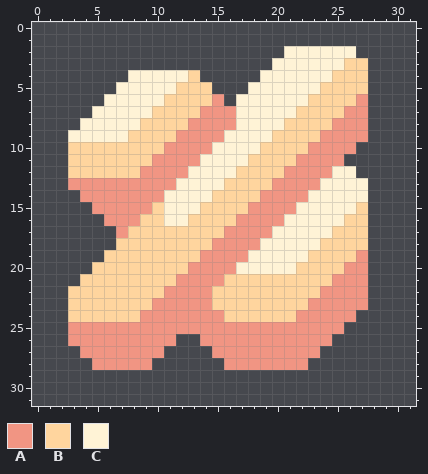
One commit to this pixel-art sprite: core/assets-raw/sprites/items/item-phase-fabric.png. That is the earlier state.
The file is 32x32 pixels.
Palette (. is transparent): A #f19583  B #ffd59e  C #fff3d6
Pixels before, first column x 3:
 2 ..................CCCCCC.
 3 .................CCCCCCBB
 4 .....CCCCCB.....CCCCCCBBB
 5 ....CCCCCBBB...CCCCCCBBBB
 6 ...CCCCCBBBBA.CCCCCCBBBBA
 7 ..CCCCCBBBBAAACCCCCBBBBAA
 8 .CCCCCBBBBAAAACCCCBBBBAAA
 9 CCCCCBBBBAAAACCCCBBBBAAAA
10 BBBBBBBBAAAACCCCBBBBAAAA.
11 BBBBBBBAAAACCCCBBBBAAAA..
12 BBBBBBAAAACCCCBBBBAAAACC.
13 AAAAAAAAACCCCBBBBAAAACCCC
14 .AAAAAAACCCCBBBBAAAACCCCC
15 ..AAAAABCCCBBBBAAAACCCCCB
16 ...AAABBCCBBBBAAAACCCCCBB
17 ....ABBBBBBBBAAAACCCCCBBB
18 ....BBBBBBBBAAAACCCCCBBBB
19 ...BBBBBBBBAAAACCCCCBBBBA
20 ..BBBBBBBBAAAACCCCCBBBBAA
21 .BBBBBBBBAAAABBBBBBBBBAAA
22 BBBBBBBBAAAABBBBBBBBBAAAA
23 BBBBBBBAAAAABBBBBBBBAAAAA
24 BBBBBBAAAAAAABBBBBBAAAAA.
25 AAAAAAAAAAAAAAAAAAAAAAA..
26 AAAAAAAAA..AAAAAAAAAAA...
27 .AAAAAAA....AAAAAAAAA....
28 ..AAAAA......AAAAAAA.....
New version:
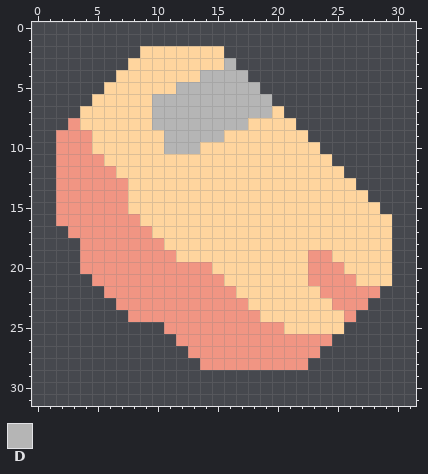
Colours new in this view: D #b5b5b5
Diff:
Changed rows in their new state; - is an unchanged pixel.
first column x 2:
 2 -------BBBBBBB-----......---
 3 ------BBBBBBBBD---........--
 4 -----BBBBBB-DDDD-.........--
 5 ----BBBBBBDDDDDDD.........--
 6 ---BBBBBDDDDDDDDDD........--
 7 --BBBBBBDDDDDDDDDDB.......--
 8 -ABBBBB-DDDDDDDDBBB-......--
 9 AAABBB---DDDDDBBBB---.....--
10 AAA------DDDBBBBB----B...---
11 AAAA----BBBBBBBB----BBB.----
12 AAAAA--BBBBBBBB----BBBBB.---
13 A-----BBBBBBBB----BBBBBBB.--
14 AA----BBBBBBB----BBBBBBBBB--
15 AAA---BB-BBB----BBBBBBBBB-B-
16 AAAA-----BB----BBBBBBBBB--BB
17 -AAAA-AA------BBBBBBBBB---BB
18 --AAAAAAA----BBBBBBBBB----BB
19 --AAAAAAAA--BBBBBBBBBAA--BBB
20 --AAAAAAAAA--BBBBBBB-AAABBBB
21 --.AAAAAAA-----------AA--BBB
22 -...AAAAA----AA-----------A-
23 -....AAA-----AAA-----BB-----
24 -.....A-------AAA---BBBB----
25 -........----------BBBBB----
26 -.........AA----------------
27 --.......--AA---------------
28 ---.....----AA--------------
Boxes around the changes in both pictures, in picture pixels (x1, y1, x2, y2):
changed: (56, 46, 392, 370)
